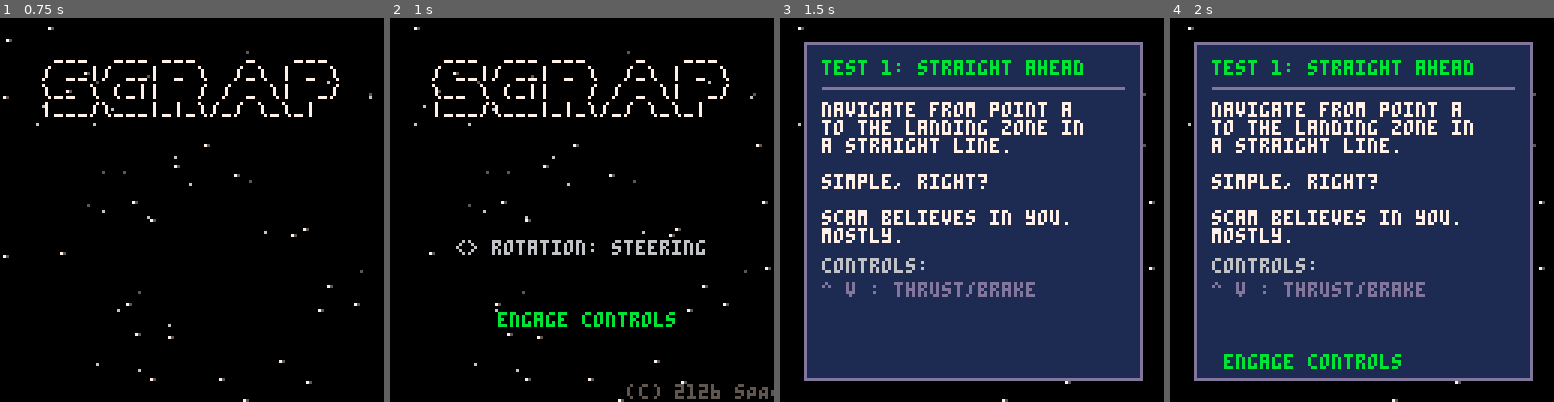
Above: before the commit, frames 1-4 (left to right).
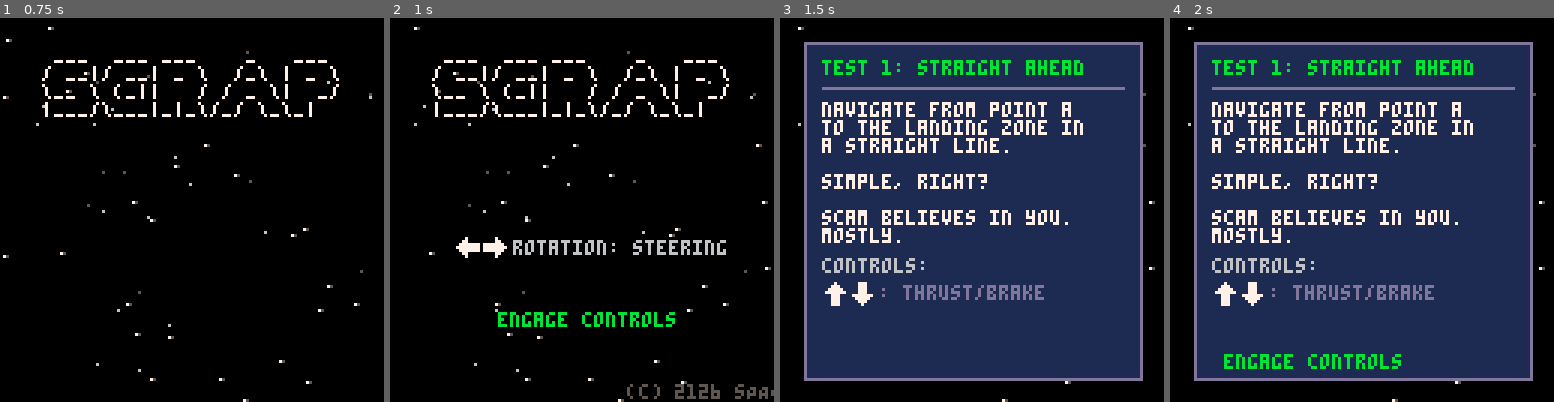
Above: after the commit, the same moments.

Repository: Dhebug/S.C.R.A.P.
Game: PICO-8 cartridge scrap.p8
Two runs of this game, one before a commit and one after it. Both use one fixed random seed, a clock stepped at 60 frames per second and the inputs below.
Inputs:
- Up to frame 1 (0.75 s): tap X (X key) at 0.33 s; tap O (Z key) at 0.7 s
- Up to frame 2 (1 s): no input
- Up to frame 3 (1.5 s): tap X (X key) at 1.07 s
- Up to frame 4 (2 s): hold Right from 1.6 s (still down); tap O (Z key) at 1.7 s; tap X (X key) at 1.85 s

Frame 1 is identical in both runs. In frame 2, 1.4% of the frame differs, in the area x 17-88%, y 57-63%; in frame 3, 1.5%, in the area x 10-69%, y 68-75%; in frame 4, 1.5%.

Commit message:
Added some nice graphics for the directional arrows to replace the ugly <-> ^ and V

Diff:
--- a/scrap.p8
+++ b/scrap.p8
@@ -849,7 +849,9 @@
 
  if intro_timer>60 then
   local mode=reverse_rot and "steering" or "direct"
-  print("<> rotation: "..mode,22,74,6)
+  spr(2,22,73)
+  spr(3,31,73)
+  print("rotation: "..mode,41,74,6)
   if flr(frame/15)%2==0 then
    print("engage controls",36,98,11)
   end
@@ -892,13 +894,20 @@
  local cy=80
  print("controls:",14,cy,6)
  if lv.has_fwd then
-  print("^ v : thrust/brake",14,cy+8,13)
+  spr(0,14,cy+8)
+  spr(1,23,cy+8)
+  print(": thrust/brake",33,cy+9,13)
  end
  if lv.has_rot then
-  print("< > : rotate",14,cy+16,13)
+  spr(2,14,cy+18)
+  spr(3,23,cy+18)
+  print(": rotate",33,cy+19,13)
  end
  if lv.has_items then
-  print("o:cycle item x:use",14,cy+24,13)
+  spr(4,14,cy+28)
+  print(":cycle",23,cy+29,13)
+  spr(5,52,cy+28)
+  print(":use",61,cy+29,13)
  end
 
  if brief_timer>30 and flr(frame/15)%2==0 then
Not shown, changed: 146 lines of the sprite sheet (__gfx__) section of scrap.p8
